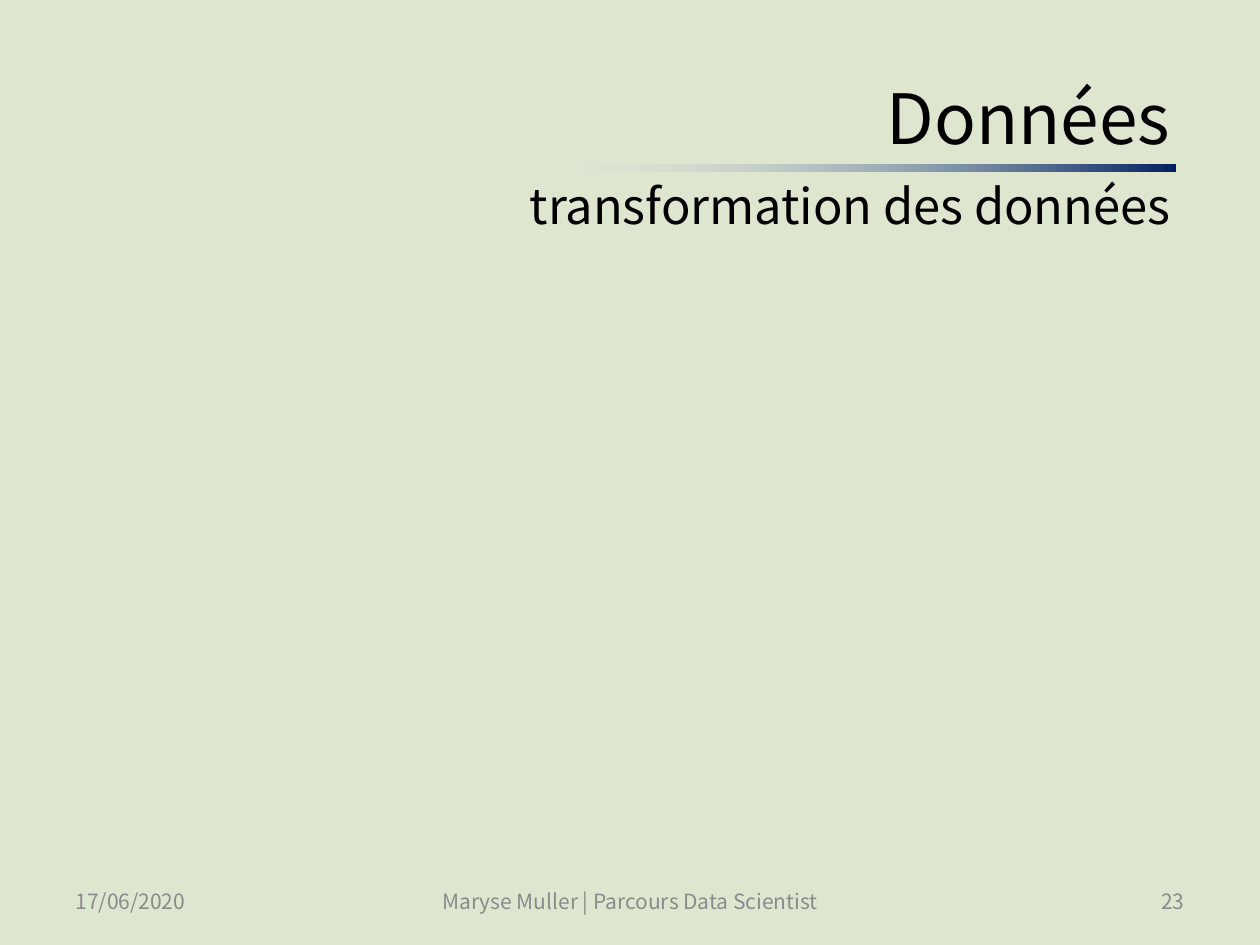
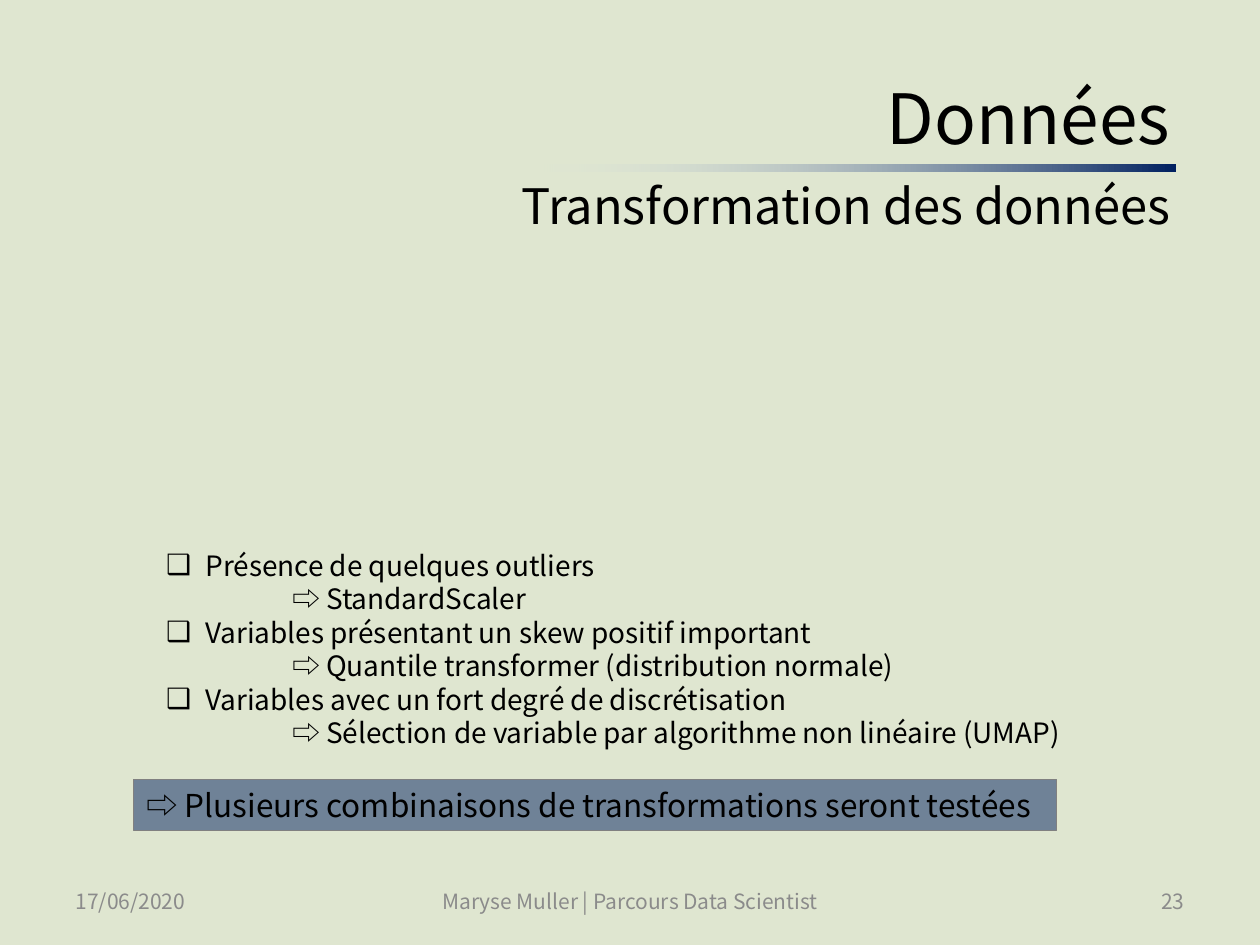
Before and after one commit to SmellyArmure/OC_DS_Project5, a slide deck: slide 23 of PRESENTATION/Projet5.pptx. Drawn at 1260x945 pixels with LibreOffice and Linux fonts; fonts in the diff are those of the drawing. Boxes give left, top, right and bottom in pixels: in the first picture for what was removed or moved away, otherwise in the second. Text is boxed around its words. In the diff, an @@ line names an element or a change of style, - is before the commit and + after.

Commit message:
P5_Cleaning_EDA_1 : entrepris de remettre certaines variables effacées, pas fini | Présentation : avancé dans données, modélisation, conclusions | étoffé results.pptx | P5_Clustering : refait tourner des modèles, ajouté les codes du AgglomerativeClustering et GaussianMixture

```diff
--- a/PRESENTATION/Projet5.pptx
+++ b/PRESENTATION/Projet5.pptx
@@ title at <box>522,84,1170,225</box>: text changed @@
-Données
-transformation des données
+Données
+Transformation des données
@@ text added at <box>205,552,1059,750</box>, 16 pt, text #000000 @@
+❑ Présence de quelques outliers
+⇨ StandardScaler
+❑ Variables présentant un skew positif important
+⇨ Quantile transformer (distribution normale)
+❑ Variables avec un fort degré de discrétisation
+⇨ Sélection de variable par algorithme non linéaire (UMAP)
@@ rectangle added at <box>134,780,1056,830</box>, fill #002060 at 50% opacity, outline #808080 0.5 pt, 18 pt, text #000000 @@
+⇨ Plusieurs combinaisons de transformations seront testées
```
Also in this commit, not shown: 15 other slides changed, 6 slides added, 9 other files.
